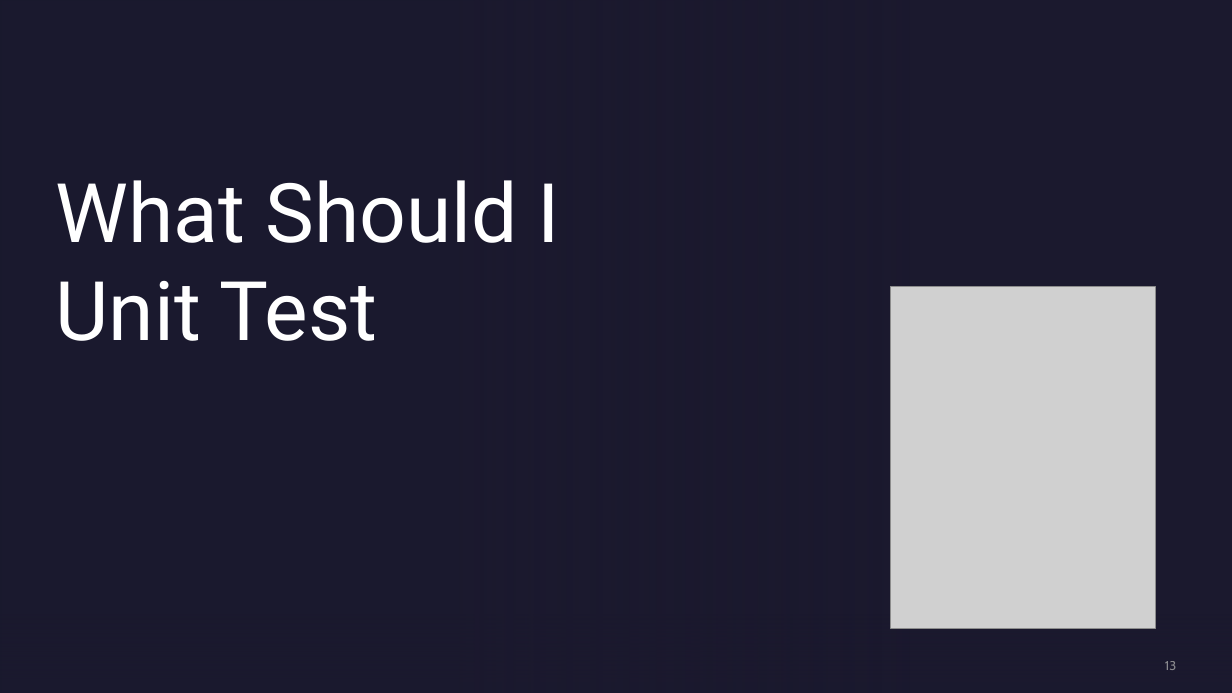
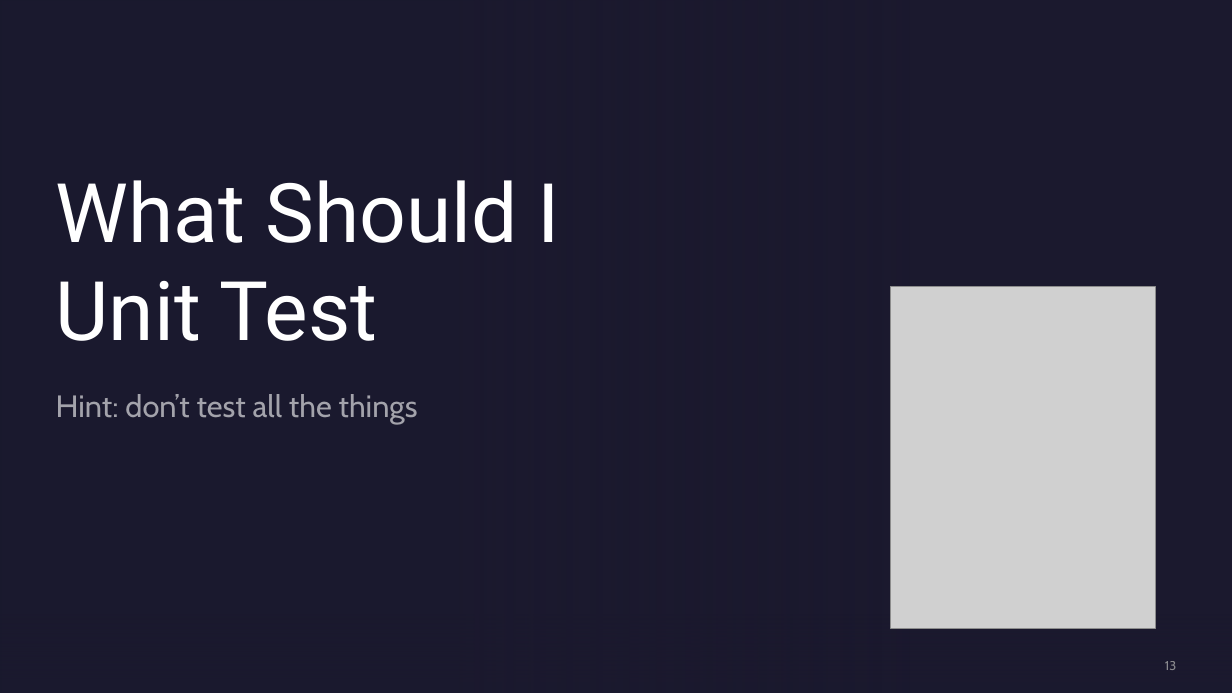
Before and after one commit to Three97/UnitTestingPresentation, a slide deck: slide 13 of PowerPoint/UnitTestingInCSharp.pptx. Drawn at 1232x693 pixels with LibreOffice and Linux fonts; fonts in the diff are those of the drawing; grey boxes stand for pictures; background and template pictures are left out. Boxes give left, top, right and bottom in pixels: in the first picture for what was removed or moved away, otherwise in the second. Text is boxed around its words. In the diff, an @@ line names an element or a change of style, - is before the commit and + after.

```diff
--- a/PowerPoint/UnitTestingInCSharp.pptx
+++ b/PowerPoint/UnitTestingInCSharp.pptx
@@ subtitle added at [56,394,418,424], 24 pt, text #FFFFFF at 60% opacity @@
+Hint: don’t test all the things
```
Also in this commit, not shown: 10 other slides changed.
